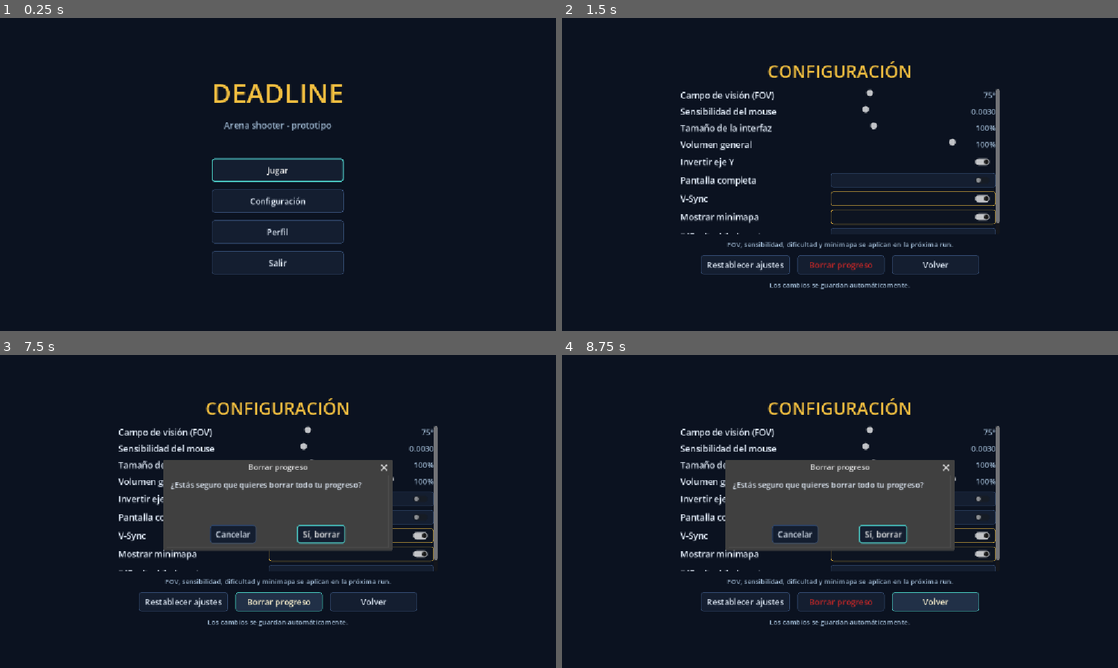
Above: before the commit, frames 1-4 (two rows, left to right).
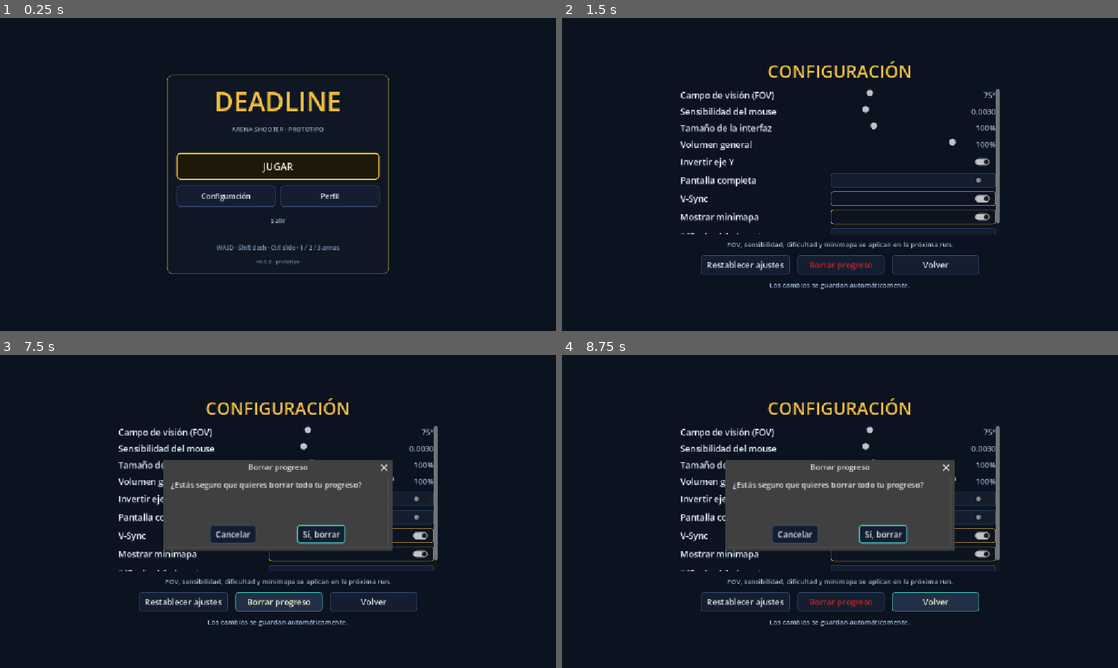
Above: after the commit, the same moments.

Repository: Veilen1/Deadline
Game: Godot game, scene res://scenes/ui/main_menu.tscn
Same seed, same stepped clock (60 frames per second), same inputs: the game is played once before the commit and once after it.
Inputs (mouse positions are in pixels of both pictures, inside the frame that each line leads up to):
- Up to frame 1 (0.25 s): no input
- Up to frame 2 (1.5 s): click "Configuración" at 0.5 s; click (912, 161) at 1.25 s
- Up to frame 3 (7.5 s): click (350, 498) at 2 s; click (350, 536) at 2.75 s; click (350, 536) at 3.5 s; click (350, 555) at 4.25 s; click (350, 555) at 5 s; click "Normal" at 5.75 s; click "Normal" at 6.5 s; click "Borrar progreso" at 7.25 s
- Up to frame 4 (8.75 s): click "Volver" at 8 s

The runs differ from the first frame. In frame 1, 5.6% of the frame differs, in the area x 30-70%, y 18-82%; in frame 2, nothing differs; in frame 3, less than 0.1%; in frame 4, less than 0.1%.

Commit message:
feat(ui): rediseñar menu principal pausa y fin de run

Diff:
--- a/scenes/ui/game_over_menu.gd
+++ b/scenes/ui/game_over_menu.gd
@@ -2,12 +2,12 @@
 
 const HUB_SCENE: String = "res://scenes/ui/hub.tscn"
 
-@onready var reason_label: Label = $CenterContainer/Menu/ReasonLabel
-@onready var penalty_label: Label = $CenterContainer/Menu/PenaltyLabel
-@onready var money_label: Label = $CenterContainer/Menu/MoneyLabel
-@onready var grade_label: Label = $CenterContainer/Menu/GradeLabel
-@onready var retry_button: Button = $CenterContainer/Menu/RetryButton
-@onready var hub_button: Button = $CenterContainer/Menu/HubButton
+@onready var reason_label: Label = $CenterContainer/Card/Menu/ReasonLabel
+@onready var penalty_label: Label = $CenterContainer/Card/Menu/PenaltyLabel
+@onready var money_label: Label = $CenterContainer/Card/Menu/MoneyLabel
+@onready var grade_label: Label = $CenterContainer/Card/Menu/GradeLabel
+@onready var retry_button: Button = $CenterContainer/Card/Menu/RetryButton
+@onready var hub_button: Button = $CenterContainer/Card/Menu/HubButton
 
 
 func _ready() -> void:
--- a/scenes/ui/game_over_menu.tscn
+++ b/scenes/ui/game_over_menu.tscn
@@ -30,56 +30,63 @@
 grow_horizontal = 2
 grow_vertical = 2
 
-[node name="Menu" type="VBoxContainer" parent="CenterContainer"]
+[node name="Card" type="PanelContainer" parent="CenterContainer"]
+custom_minimum_size = Vector2(420, 0)
 layout_mode = 2
-theme_override_constants/separation = 16
+theme_type_variation = "HeroPanel"
 
-[node name="TitleLabel" type="Label" parent="CenterContainer/Menu"]
+[node name="Menu" type="VBoxContainer" parent="CenterContainer/Card"]
 layout_mode = 2
-theme_override_colors/font_color = Color(1, 1, 1, 1)
-theme_override_font_sizes/font_size = 44
+theme_override_constants/separation = 10
+
+[node name="TitleLabel" type="Label" parent="CenterContainer/Card/Menu"]
+layout_mode = 2
+theme_override_colors/font_color = Color(0.95, 0.75, 0.25, 1)
+theme_override_font_sizes/font_size = 40
 text = "FIN DE LA RUN"
 horizontal_alignment = 1
 
-[node name="ReasonLabel" type="Label" parent="CenterContainer/Menu"]
+[node name="ReasonLabel" type="Label" parent="CenterContainer/Card/Menu"]
 layout_mode = 2
 theme_override_colors/font_color = Color(0.9, 0.35, 0.3, 1)
-theme_override_font_sizes/font_size = 24
+theme_override_font_sizes/font_size = 22
 text = "Fin de la run"
 horizontal_alignment = 1
 
-[node name="PenaltyLabel" type="Label" parent="CenterContainer/Menu"]
+[node name="PenaltyLabel" type="Label" parent="CenterContainer/Card/Menu"]
 visible = false
 layout_mode = 2
 theme_override_colors/font_color = Color(0.9, 0.3, 0.2, 1)
-theme_override_font_sizes/font_size = 18
+theme_override_font_sizes/font_size = 16
 text = "Penalización (30%): -$0"
 horizontal_alignment = 1
 
-[node name="MoneyLabel" type="Label" parent="CenterContainer/Menu"]
+[node name="MoneyLabel" type="Label" parent="CenterContainer/Card/Menu"]
 layout_mode = 2
 theme_override_colors/font_color = Color(0.85, 0.85, 0.85, 1)
-theme_override_font_sizes/font_size = 20
+theme_override_font_sizes/font_size = 18
 text = "Plata acumulada: $0"
 horizontal_alignment = 1
 
-[node name="GradeLabel" type="Label" parent="CenterContainer/Menu"]
+[node name="GradeLabel" type="Label" parent="CenterContainer/Card/Menu"]
 layout_mode = 2
 theme_override_colors/font_color = Color(0.95, 0.75, 0.25, 1)
 theme_override_font_sizes/font_size = 24
 text = "Grado C · +0 núcleos"
 horizontal_alignment = 1
 
-[node name="Spacer" type="Control" parent="CenterContainer/Menu"]
-custom_minimum_size = Vector2(0, 16)
+[node name="Spacer" type="Control" parent="CenterContainer/Card/Menu"]
+custom_minimum_size = Vector2(0, 10)
 layout_mode = 2
 
-[node name="RetryButton" type="Button" parent="CenterContainer/Menu"]
-custom_minimum_size = Vector2(240, 48)
+[node name="RetryButton" type="Button" parent="CenterContainer/Card/Menu"]
+custom_minimum_size = Vector2(0, 52)
 layout_mode = 2
+theme_type_variation = "PrimaryButton"
 text = "Reintentar"
 
-[node name="HubButton" type="Button" parent="CenterContainer/Menu"]
-custom_minimum_size = Vector2(240, 48)
+[node name="HubButton" type="Button" parent="CenterContainer/Card/Menu"]
+custom_minimum_size = Vector2(0, 44)
 layout_mode = 2
+theme_type_variation = "SecondaryButton"
 text = "Volver al hub"
--- a/scenes/ui/main_menu.gd
+++ b/scenes/ui/main_menu.gd
@@ -2,10 +2,10 @@
 
 const GAME_SCENE: String = "res://scenes/ui/hub.tscn"
 
-@onready var play_button: Button = $CenterContainer/Menu/PlayButton
-@onready var config_button: Button = $CenterContainer/Menu/ConfigButton
-@onready var profile_button: Button = $CenterContainer/Menu/ProfileButton
-@onready var quit_button: Button = $CenterContainer/Menu/QuitButton
+@onready var play_button: Button = $CenterContainer/Card/VBox/PlayButton
+@onready var config_button: Button = $CenterContainer/Card/VBox/SecondaryRow/ConfigButton
+@onready var profile_button: Button = $CenterContainer/Card/VBox/SecondaryRow/ProfileButton
+@onready var quit_button: Button = $CenterContainer/Card/VBox/QuitButton
 
 
 func _ready() -> void:
--- a/scenes/ui/main_menu.tscn
+++ b/scenes/ui/main_menu.tscn
@@ -28,44 +28,78 @@
 grow_horizontal = 2
 grow_vertical = 2
 
-[node name="Menu" type="VBoxContainer" parent="CenterContainer"]
+[node name="Card" type="PanelContainer" parent="CenterContainer"]
+custom_minimum_size = Vector2(460, 0)
 layout_mode = 2
-theme_override_constants/separation = 16
+theme_type_variation = "HeroPanel"
 
-[node name="TitleLabel" type="Label" parent="CenterContainer/Menu"]
+[node name="VBox" type="VBoxContainer" parent="CenterContainer/Card"]
+layout_mode = 2
+theme_override_constants/separation = 12
+
+[node name="TitleLabel" type="Label" parent="CenterContainer/Card/VBox"]
 layout_mode = 2
 theme_override_colors/font_color = Color(0.95, 0.75, 0.25, 1)
-theme_override_font_sizes/font_size = 56
+theme_override_font_sizes/font_size = 54
 text = "DEADLINE"
 horizontal_alignment = 1
 
-[node name="SubtitleLabel" type="Label" parent="CenterContainer/Menu"]
+[node name="SubtitleLabel" type="Label" parent="CenterContainer/Card/VBox"]
 layout_mode = 2
 theme_override_colors/font_color = Color(0.62, 0.72, 0.82, 1)
-theme_override_font_sizes/font_size = 18
-text = "Arena shooter - prototipo"
+theme_override_font_sizes/font_size = 13
+text = "ARENA SHOOTER · PROTOTIPO"
 horizontal_alignment = 1
 
-[node name="Spacer" type="Control" parent="CenterContainer/Menu"]
-custom_minimum_size = Vector2(0, 24)
+[node name="Spacer" type="Control" parent="CenterContainer/Card/VBox"]
+custom_minimum_size = Vector2(0, 16)
 layout_mode = 2
 
-[node name="PlayButton" type="Button" parent="CenterContainer/Menu"]
-custom_minimum_size = Vector2(240, 48)
+[node name="PlayButton" type="Button" parent="CenterContainer/Card/VBox"]
+custom_minimum_size = Vector2(0, 56)
 layout_mode = 2
-text = "Jugar"
+theme_type_variation = "PrimaryButton"
+theme_override_font_sizes/font_size = 20
+text = "JUGAR"
 
-[node name="ConfigButton" type="Button" parent="CenterContainer/Menu"]
-custom_minimum_size = Vector2(240, 48)
+[node name="SecondaryRow" type="HBoxContainer" parent="CenterContainer/Card/VBox"]
 layout_mode = 2
+theme_override_constants/separation = 10
+
+[node name="ConfigButton" type="Button" parent="CenterContainer/Card/VBox/SecondaryRow"]
+custom_minimum_size = Vector2(0, 44)
+layout_mode = 2
+size_flags_horizontal = 3
+theme_type_variation = "SecondaryButton"
 text = "Configuración"
 
-[node name="ProfileButton" type="Button" parent="CenterContainer/Menu"]
-custom_minimum_size = Vector2(240, 48)
+[node name="ProfileButton" type="Button" parent="CenterContainer/Card/VBox/SecondaryRow"]
+custom_minimum_size = Vector2(0, 44)
 layout_mode = 2
+size_flags_horizontal = 3
+theme_type_variation = "SecondaryButton"
 text = "Perfil"
 
-[node name="QuitButton" type="Button" parent="CenterContainer/Menu"]
-custom_minimum_size = Vector2(240, 48)
+[node name="QuitButton" type="Button" parent="CenterContainer/Card/VBox"]
+custom_minimum_size = Vector2(0, 32)
 layout_mode = 2
+theme_type_variation = "TextButton"
 text = "Salir"
+
+[node name="Spacer2" type="Control" parent="CenterContainer/Card/VBox"]
+custom_minimum_size = Vector2(0, 8)
+layout_mode = 2
+
+[node name="HintLabel" type="Label" parent="CenterContainer/Card/VBox"]
+layout_mode = 2
+theme_override_colors/font_color = Color(0.5, 0.6, 0.72, 1)
+theme_override_font_sizes/font_size = 12
+text = "WASD · Shift dash · Ctrl slide · 1 / 2 / 3 armas"
+horizontal_alignment = 1
+
+[node name="VersionLabel" type="Label" parent="CenterContainer/Card/VBox"]
+layout_mode = 2
+theme_override_colors/font_color = Color(0.42, 0.5, 0.6, 1)
+theme_override_font_sizes/font_size = 11
+text = "v0.6.0 · prototipo"
+horizontal_alignment = 1
--- a/scenes/ui/pause_menu.gd
+++ b/scenes/ui/pause_menu.gd
@@ -6,11 +6,11 @@
 const HUB_SCENE: String = "res://scenes/ui/hub.tscn"
 const SETTINGS_SCENE: PackedScene = preload("res://scenes/ui/settings.tscn")
 
-@onready var resume_button: Button = $CenterContainer/Menu/ResumeButton
-@onready var restart_button: Button = $CenterContainer/Menu/RestartButton
-@onready var config_button: Button = $CenterContainer/Menu/ConfigButton
-@onready var hub_button: Button = $CenterContainer/Menu/HubButton
-@onready var main_menu_button: Button = $CenterContainer/Menu/MainMenuButton
+@onready var resume_button: Button = $CenterContainer/Card/Menu/ResumeButton
+@onready var restart_button: Button = $CenterContainer/Card/Menu/RestartButton
+@onready var config_button: Button = $CenterContainer/Card/Menu/ConfigButton
+@onready var hub_button: Button = $CenterContainer/Card/Menu/HubButton
+@onready var main_menu_button: Button = $CenterContainer/Card/Menu/MainMenuButton
 @onready var leave_dialog: ConfirmationDialog = $LeaveDialog
 
 var _settings_menu: Control
--- a/scenes/ui/pause_menu.tscn
+++ b/scenes/ui/pause_menu.tscn
@@ -30,40 +30,61 @@
 grow_horizontal = 2
 grow_vertical = 2
 
-[node name="Menu" type="VBoxContainer" parent="CenterContainer"]
+[node name="Card" type="PanelContainer" parent="CenterContainer"]
+custom_minimum_size = Vector2(380, 0)
 layout_mode = 2
-theme_override_constants/separation = 16
+theme_type_variation = "HeroPanel"
 
-[node name="TitleLabel" type="Label" parent="CenterContainer/Menu"]
+[node name="Menu" type="VBoxContainer" parent="CenterContainer/Card"]
 layout_mode = 2
-theme_override_colors/font_color = Color(1, 1, 1, 1)
-theme_override_font_sizes/font_size = 40
+theme_override_constants/separation = 10
+
+[node name="TitleLabel" type="Label" parent="CenterContainer/Card/Menu"]
+layout_mode = 2
+theme_override_colors/font_color = Color(0.95, 0.75, 0.25, 1)
+theme_override_font_sizes/font_size = 36
 text = "PAUSA"
 horizontal_alignment = 1
 
-[node name="ResumeButton" type="Button" parent="CenterContainer/Menu"]
-custom_minimum_size = Vector2(240, 48)
+[node name="SubtitleLabel" type="Label" parent="CenterContainer/Card/Menu"]
 layout_mode = 2
+theme_override_colors/font_color = Color(0.62, 0.72, 0.82, 1)
+theme_override_font_sizes/font_size = 13
+text = "El timer no corre mientras está en pausa."
+horizontal_alignment = 1
+
+[node name="Spacer" type="Control" parent="CenterContainer/Card/Menu"]
+custom_minimum_size = Vector2(0, 6)
+layout_mode = 2
+
+[node name="ResumeButton" type="Button" parent="CenterContainer/Card/Menu"]
+custom_minimum_size = Vector2(0, 52)
+layout_mode = 2
+theme_type_variation = "PrimaryButton"
 text = "Reanudar"
 
-[node name="RestartButton" type="Button" parent="CenterContainer/Menu"]
-custom_minimum_size = Vector2(240, 48)
+[node name="RestartButton" type="Button" parent="CenterContainer/Card/Menu"]
+custom_minimum_size = Vector2(0, 44)
 layout_mode = 2
+theme_type_variation = "SecondaryButton"
 text = "Reiniciar"
 
-[node name="ConfigButton" type="Button" parent="CenterContainer/Menu"]
-custom_minimum_size = Vector2(240, 48)
+[node name="ConfigButton" type="Button" parent="CenterContainer/Card/Menu"]
+custom_minimum_size = Vector2(0, 44)
 layout_mode = 2
+theme_type_variation = "SecondaryButton"
 text = "Configuración"
 
-[node name="HubButton" type="Button" parent="CenterContainer/Menu"]
-custom_minimum_size = Vector2(240, 48)
+[node name="HubButton" type="Button" parent="CenterContainer/Card/Menu"]
+custom_minimum_size = Vector2(0, 32)
 layout_mode = 2
+theme_type_variation = "TextButton"
 text = "Volver al hub"
 
-[node name="MainMenuButton" type="Button" parent="CenterContainer/Menu"]
-custom_minimum_size = Vector2(240, 48)
+[node name="MainMenuButton" type="Button" parent="CenterContainer/Card/Menu"]
+custom_minimum_size = Vector2(0, 32)
 layout_mode = 2
+theme_type_variation = "TextButton"
 text = "Menú principal"
 
 [node name="LeaveDialog" type="ConfirmationDialog" parent="."]
